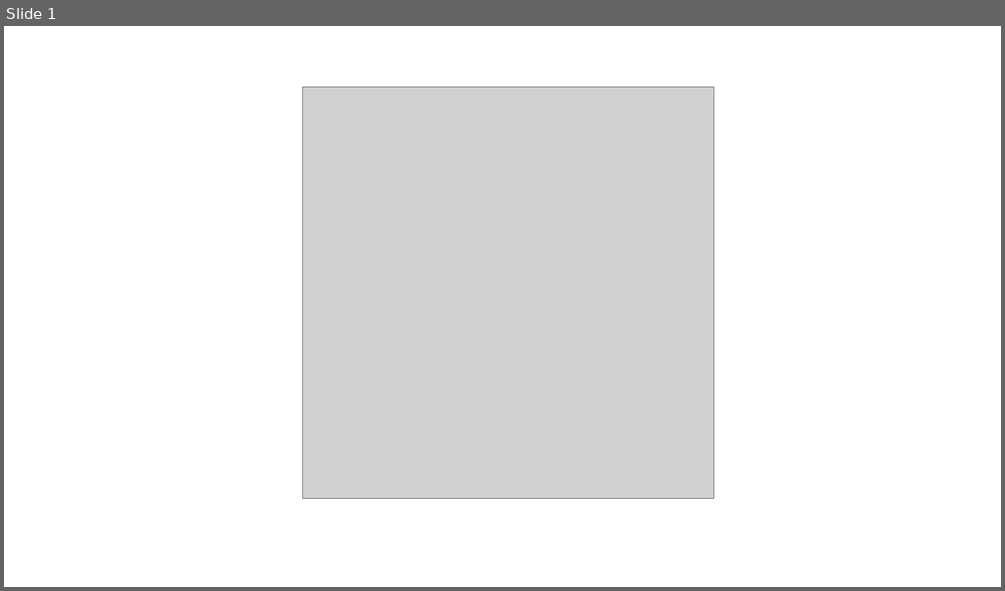
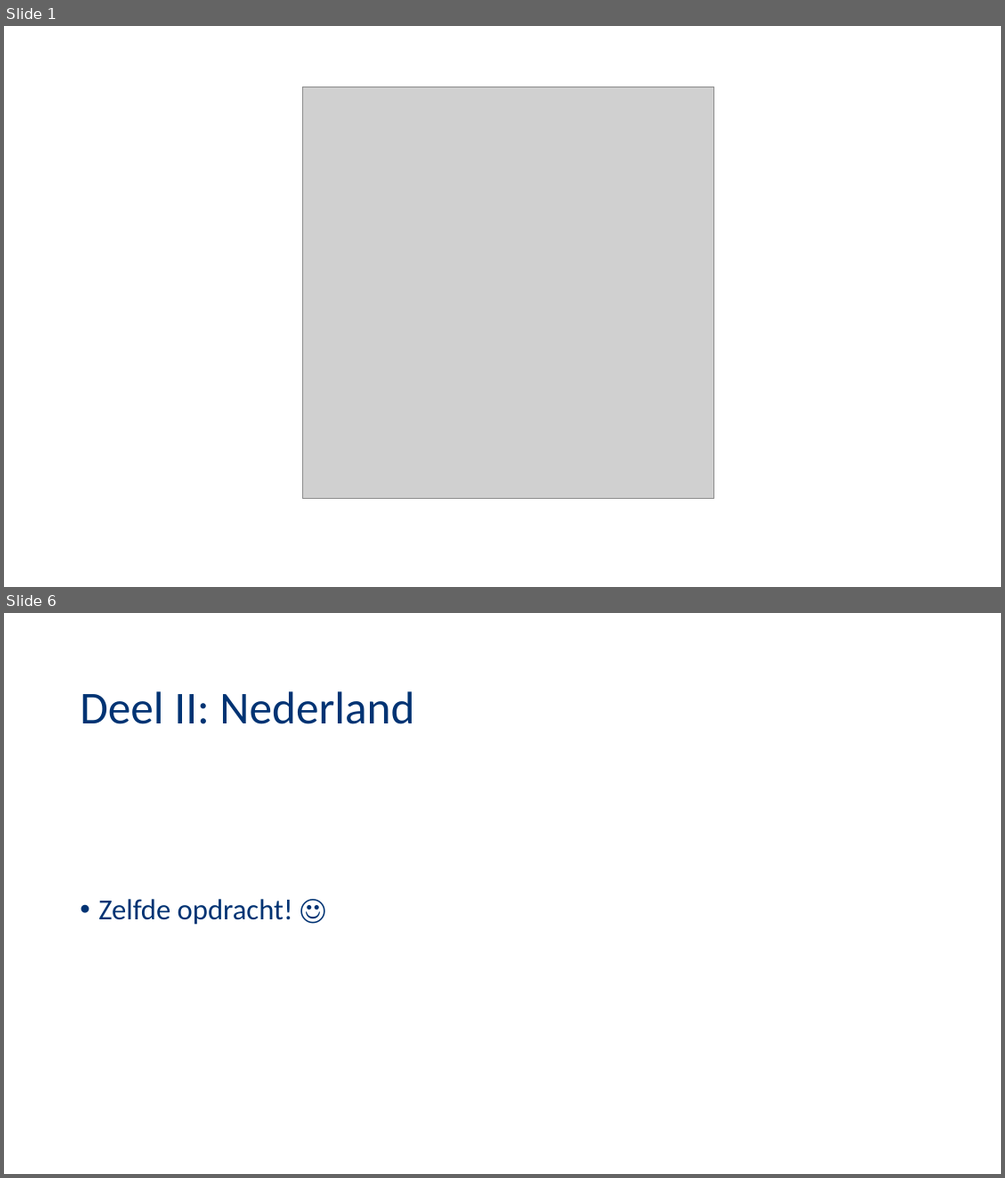
Before and after one commit to NegativeNancy/Team_Arjan, a slide deck: Presentaties/Presentatie1.pptx. Shown one above the other, each under a label of ours: slide 1 before the commit, slides 1 and 6 after it; the slides between them are not shown. The pictures are 1005x591 and 1005x1178 pixels, drawn with LibreOffice and Linux fonts; fonts in the diff are those of the drawing; grey boxes stand for pictures; background and template pictures are left out. Boxes give left, top, right and bottom in pixels: in the first picture for what was removed or moved away, otherwise in the second. Text is boxed around its words. In the diff, an @@ line names an element or a change of style, - is before the commit and + after.

```diff
--- a/Presentaties/Presentatie1.pptx
+++ b/Presentaties/Presentatie1.pptx
@@ slide 6 added at [4, 613, 1001, 1174], background picture (left out) @@
@@ title added at [80, 691, 414, 724], 44 pt, text #003373 @@
+Deel II: Nederland
@@ text added at [98, 899, 293, 925], 28 pt, text #003373 @@
+• Zelfde opdracht! ☺
```
Also in this commit, not shown: 4 slides changed, 2 other slides added, 1 slide removed, 1 other file.
